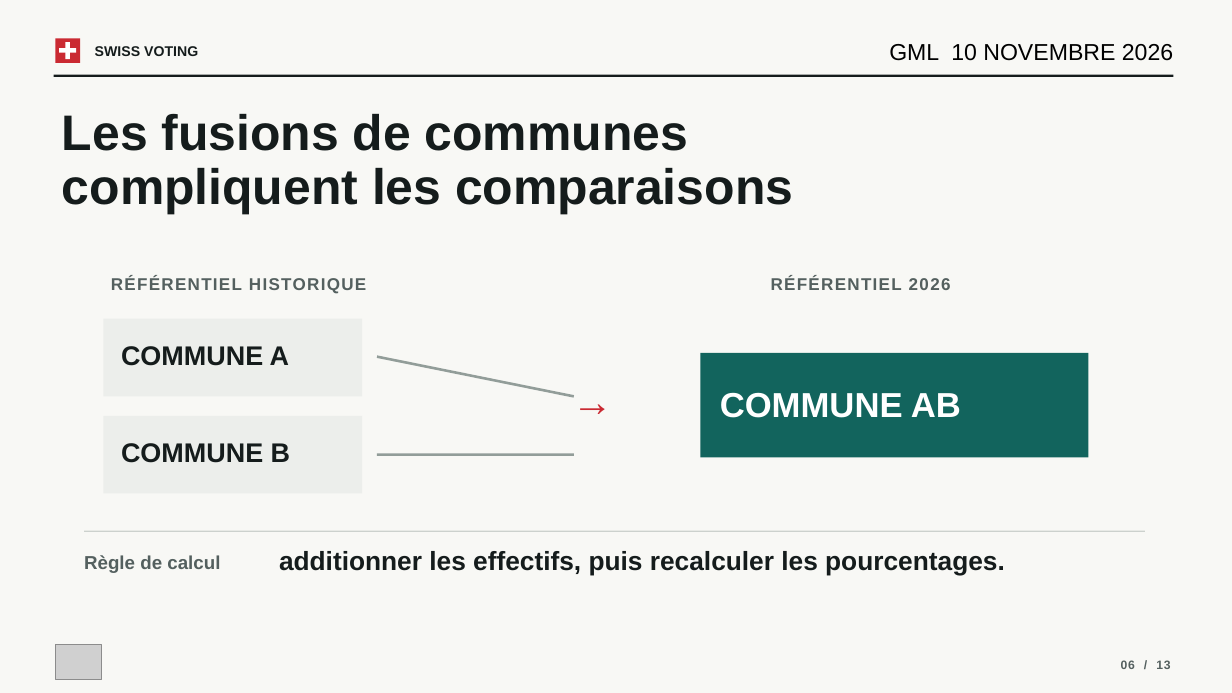
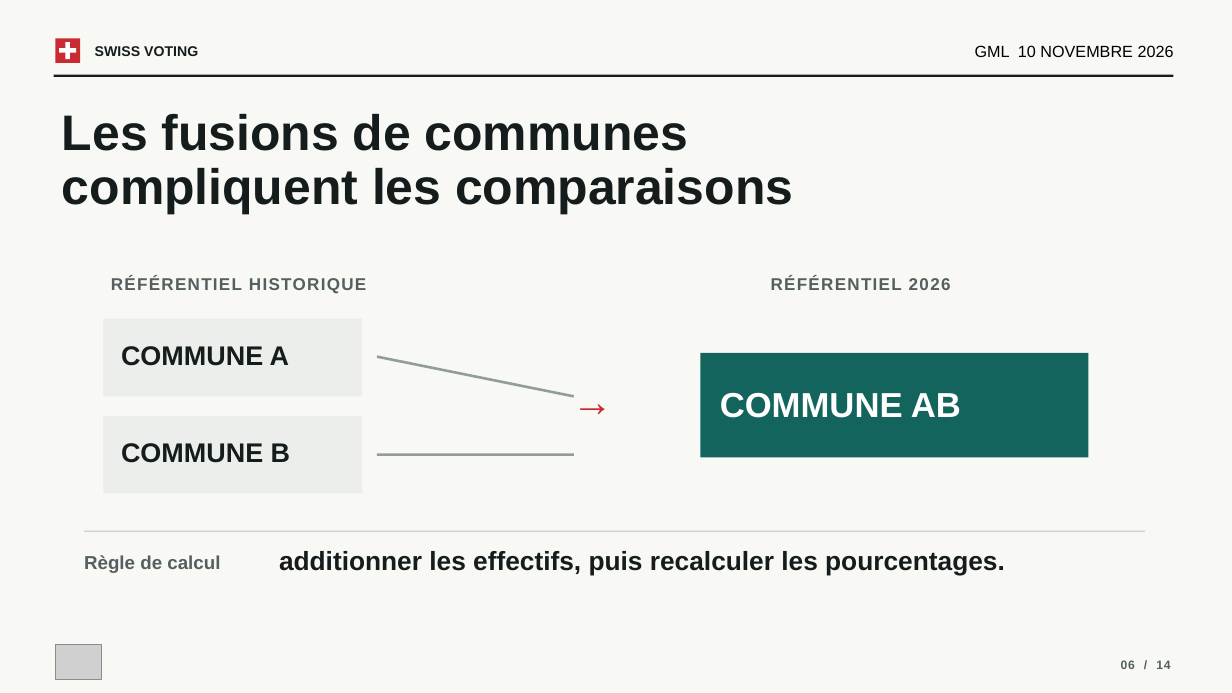
Before and after one commit to VictorGTheCoder/GML-Swiss-Voting, a slide deck: slide 6 of presentation/GML_Presentation.pptx. Drawn at 1232x693 pixels with LibreOffice and Linux fonts; fonts in the diff are those of the drawing; grey boxes stand for pictures. Boxes give left, top, right and bottom in pixels: in the first picture for what was removed or moved away, otherwise in the second. Text is boxed around its words. In the diff, an @@ line names an element or a change of style, - is before the commit and + after.

```diff
--- a/presentation/GML_Presentation.pptx
+++ b/presentation/GML_Presentation.pptx
@@ text "GML 10 NOVEMBRE 2026" at [975,45,1174,57]: size 18 to 12.6 pt @@
@@ text at [1121,660,1170,669]: text changed @@
-06 / 13
+06 / 14
```
Also in this commit, not shown: 12 other slides changed, 1 slide added, 1 other file.
